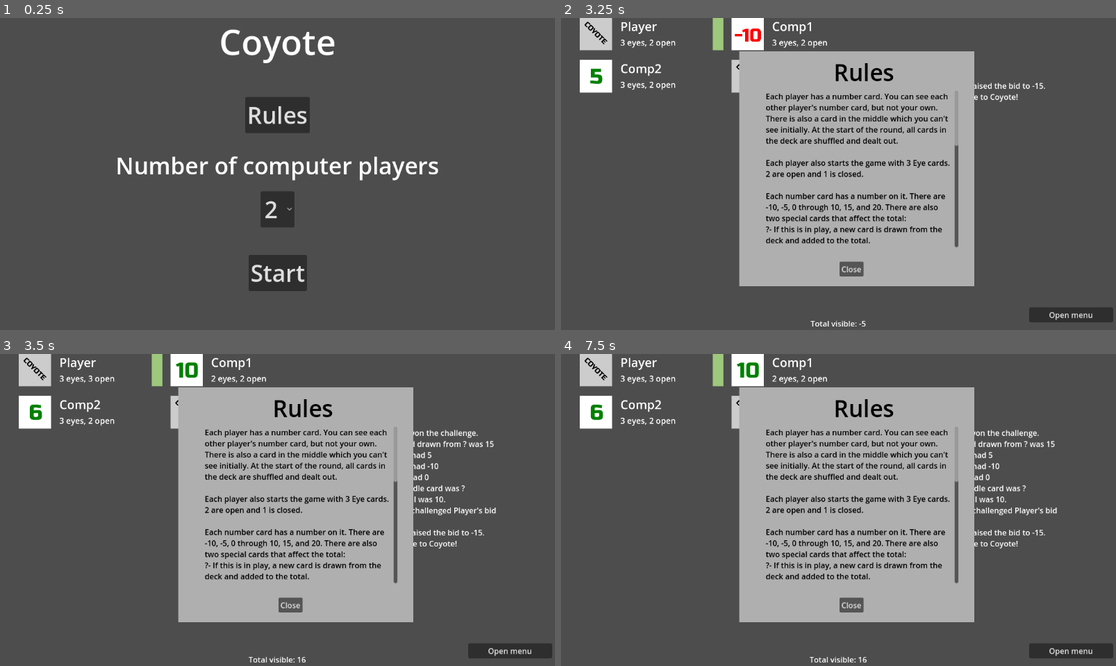
Above: before the commit, frames 1-4 (two rows, left to right).
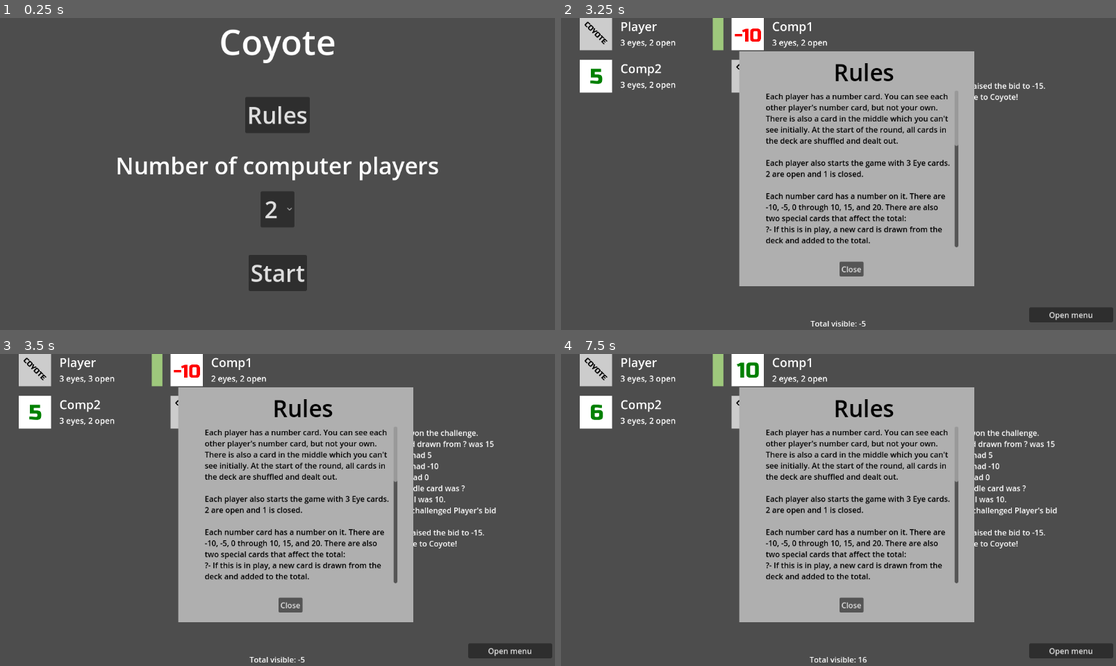
Above: after the commit, the same moments.

Repository: mkblumenau/coyote-godot
Game: Godot game, scene res://main_menu.tscn
Two runs of this game, one before a commit and one after it. Both use one fixed random seed, a clock stepped at 60 frames per second and the inputs below.
Inputs:
- Up to frame 1 (0.25 s): no input
- Up to frame 2 (3.25 s): click "Start" at 0.5 s; click "Raise bid" at 1.25 s; click "Open menu" at 2 s; click "Rules" at 2.75 s
- Up to frame 3 (3.5 s): no input
- Up to frame 4 (7.5 s): tap Enter at 4.25, 5.75, 7.25 s; tap Space at 5, 6.5 s

Frames 1-2 are identical in both runs. In frame 3, 0.3% of the frame differs, in the area x 5-56%, y 2-99%; in frame 4, nothing differs.

Commit message:
Updating code with some features
- The game now pauses after a challenge before dealing out the new cards
- If a player is out of the game, their card space now shows nothing instead of a card back
- Improved some code

Diff:
--- a/GameLogText.gd
+++ b/GameLogText.gd
@@ -33,10 +33,8 @@
 	this should return them in regular chronological order
 	(starting at the first event and ending at the newest). """
 	var splitLog = get_text().split("\n")
-	var outputArray = []
-	for i in range(len(splitLog) - 1, -1, -1):
-		outputArray.append(splitLog[i])
-	return "\n".join(outputArray)
+	splitLog.reverse()
+	return "\n".join(splitLog)
 
 
 func saveTextToFile():
--- a/gameplay.gd
+++ b/gameplay.gd
@@ -45,13 +45,6 @@
 			newPlayer.updateName("Comp" + str(i))
 		$PlayerGrid.move_child($PlayerGrid/MiddleCard, -1)
 
-	"""
-	# This was just to test out the game log.
-	for i in range(1, 21):
-		var textSource = $UICanvas/GameLog/VBoxContainer/GameLogText
-		textSource.set_text("kijetesantakalu nasa nanpa " + str(i) + "\n" + textSource.get_text())
-	"""
-
 	currentPlayer = players()[0]
 	#print(players()[0])
 	setUpRound()
@@ -73,61 +66,60 @@
 func livingPlayers():
 	# Returns a list of all living players.
 	# Use len(livingPlayers()) to get living player count.
-	var output = []
-	#print("Calling livingPlayers()")
-	for player in players():
-		#print(player.get_name() + " is alive: " + str(player.isAlive()))
-		if player.isAlive():
-			output.append(player)
-	return output
+	return players().filter(func(player): return player.isAlive())
 
 
 func players():
 	# Returns a list of all players.
-	# It seems like for some reason this is being called over and over.
-	#print("Calling players().")
-	var output = []
-	for player in $PlayerGrid.get_children():
-		if player.is_in_group("Player"):
-			output.append(player)
-	return output
+	return $PlayerGrid.get_children().filter(func(player): return player.is_in_group("Player"))
 
 
 func nextLivingPlayer(player):
 	# Get the next living player after a specific player.
-	var index = player.get_index()
-	var currentPlayerNLP = player
-	var foo = 1
-	if len(livingPlayers()) < 2:
-		return player
-	else:
-		while foo == 1:
-			index += 1
-			if index > len(players()):
-				index = 0
-			currentPlayerNLP = player.get_parent().get_child(index)
-			#print("Loop running on player " + currentPlayerNLP.get_name())
-			if currentPlayerNLP.is_in_group("Player"):
-				if currentPlayerNLP.isAlive():
-					foo = 0
-					return currentPlayerNLP
+	# This and lastLivingPlayer exist instead of just using lastLivingPlayerNew
+	# because I made them before writing nextLivingPlayerNew.
+	return nextLivingPlayerNew(player, true)
 
 
 func lastLivingPlayer(player):
 	# Get the previous living player after a specific player.
-	var index = player.get_index()
-	var currentPlayerLLP = player
+	return nextLivingPlayerNew(player, false)
+
+
+func nextLivingPlayerNew(player, direction):
+	# Return the next living player in a direction.
+	# true = forward/in turn order
+	# false = backward/against turn order
+	# This doesn't use livingPlayers() just in case player is dead.
+
+	var index = players().find(player)
+	var currentPlayerNLP = player
+
+	var indexChange = 1
+
+	if direction:
+		indexChange = 1
+	else:
+		indexChange = -1
+
 	if len(livingPlayers()) < 2:
+		"""
+		Error checking: If there's one or less living players,
+		don't bother cycling through the list.
+		Just return the same player as the input.
+		I don't think this would ever be an issue.
+		"""
 		return player
 	else:
 		while true:
-			index -= 1
-			if index >= len(players()):
-				index = len(players()) - 1
-			currentPlayerLLP = player.get_parent().get_child(index)
-			if currentPlayerLLP.is_in_group("Player"):
-				if currentPlayerLLP.isAlive():
-					return currentPlayerLLP
+			# Change the index in the specified direction,
+			# making sure it doesn't go out of bounds.
+			# Then if the player at that index is alive, return them.
+			index += indexChange
+			index = wrapi(index, 0, len(players()))
+			currentPlayerNLP = players()[index]
+			if currentPlayerNLP.isAlive():
+				return currentPlayerNLP
 
 
 func setUpRound():
@@ -193,6 +185,7 @@
 
 func startTurn():
 	# Start a turn without changing whose turn it is.
+	#print(currentPlayer)
 	if currentPlayer.isHumanPlayer:
 		# show the interface and set the minimum bid to the current + 1
 		#$UICanvas/BidInput.min_value = currentBid + 1
@@ -312,7 +305,7 @@
 		gameLog.addText("---")
 		challenger.openEye()
 		bidder.loseEye()
-		setUpRound()
+		#setUpRound()
 		if bidder.isAlive():
 			#specificPlayerStartTurn(bidder)
 			currentPlayer = bidder
@@ -328,7 +321,7 @@
 		gameLog.addText("---")
 		bidder.openEye()
 		challenger.loseEye()
-		setUpRound()
+		#setUpRound()
 		if challenger.isAlive():
 			#specificPlayerStartTurn(challenger)
 			currentPlayer = challenger
@@ -349,6 +342,7 @@
 	# Before I fixed this, there was an amusing bug where the winning player
 	# would just continue to play forever against themselves.
 	if len(livingPlayers()) > 1:
+		setUpRound()
 		startTurn()
 
 
--- a/player.gd
+++ b/player.gd
@@ -140,27 +140,29 @@
 
 
 func setSprite():
-	""" Sets the sprite to a file based on what card it is. """
+	"""
+	Sets the sprite to a file based on what card it is,
+	as well as if the player is alive and/or the human player.
+	"""
 	#$Sprite2D.set_texture(load("res://assets/images/cards/Back.png"))
 	var path = "res://assets/images/cards/"
 
-	if isUIPlayer:
-		path += "Back"
-	else:
-		if isAlive():
-		# Placeholders for before I import the values into/from the game manager.
+	if isAlive():
+		$Sprite2D.show()
+		if isUIPlayer:
+			path += "Back"
+		else:
 			if card == 99:
 				path += "Question mark"
 			elif card == 100:
 				path += "Max 0"
 			else:
 				path += str(card)
-		else:
-			path += "Back"
 
-	path += ".png"
-	#print(path)
-	$Sprite2D.set_texture(load(path))
+		path += ".png"
+		$Sprite2D.set_texture(load(path))
+	else:
+		$Sprite2D.hide()
 
 
 func updateName(newName):
Not shown, changed: TODO_Coyote_Godot.txt
